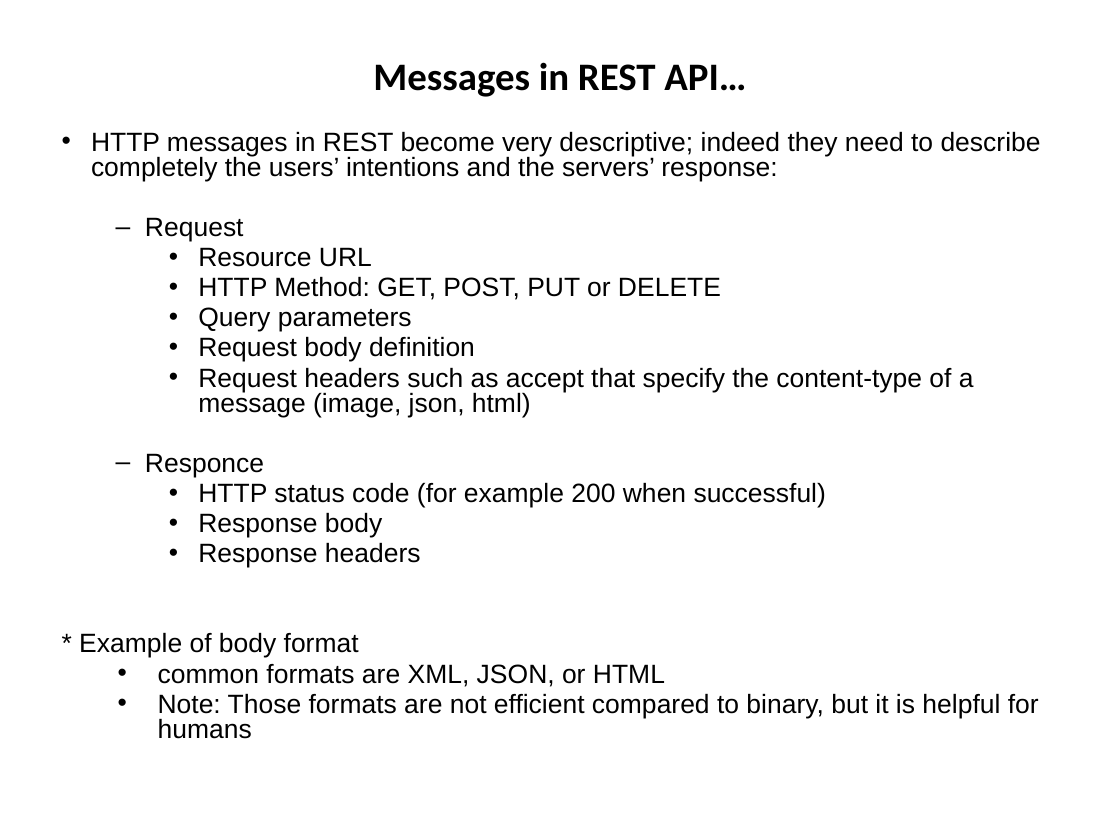
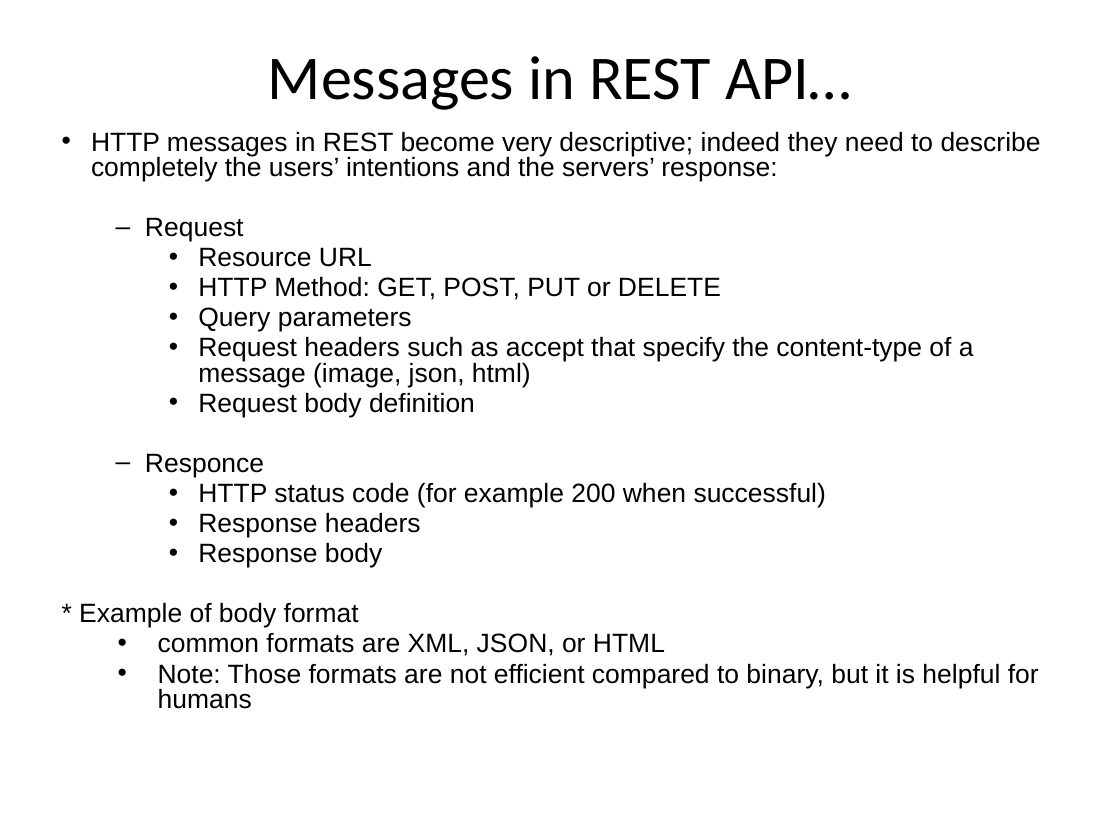
Before and after one commit to hogeschool/Development-5, a slide deck: slide 21 of Lectures/Lecture3/lesson3.pptx. Drawn at 1120x840 pixels with LibreOffice and Linux fonts; fonts in the diff are those of the drawing. Boxes give left, top, right and bottom in pixels: in the first picture for what was removed or moved away, otherwise in the second. Text is boxed around its words. In the diff, an @@ line names an element or a change of style, - is before the commit and + after.

```diff
--- a/Lectures/Lecture3/lesson3.pptx
+++ b/Lectures/Lecture3/lesson3.pptx
@@ title "Messages in REST API…" at bbox=[268, 56, 852, 110]: size 25 to 40 pt, bold off @@
@@ text at bbox=[198, 336, 974, 387]: paragraph added @@
+    • Request headers such as accept that specify the content-type of a message (image, json, html)
@@ text at bbox=[198, 367, 974, 417]: paragraph removed @@
-    • Request headers such as accept that specify the content-type of a message (image, json, html)
@@ text at bbox=[198, 512, 421, 538]: paragraph added @@
+    • Response headers
@@ text at bbox=[198, 542, 421, 568]: paragraph removed @@
-    • Response headers
```
Also in this commit, not shown: 18 other slides changed, 15 slides added.
